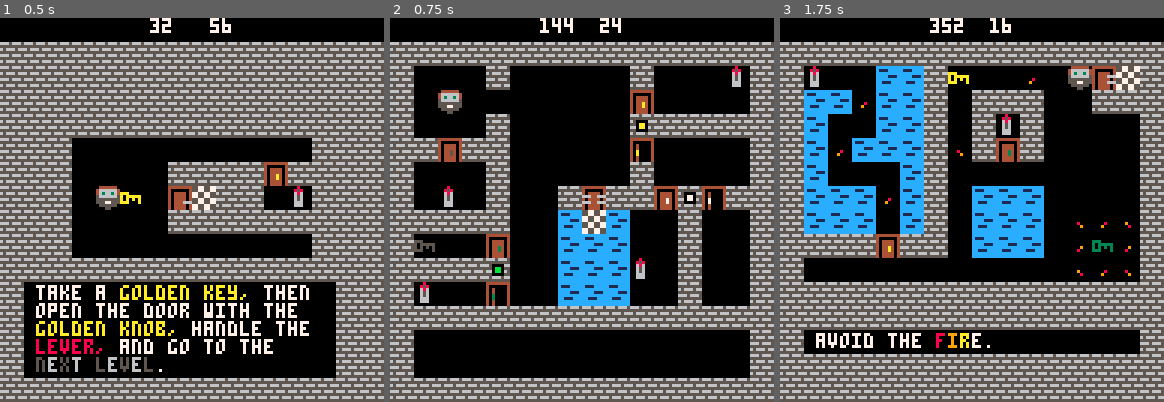
Above: before the commit, frames 1-3 (left to right).
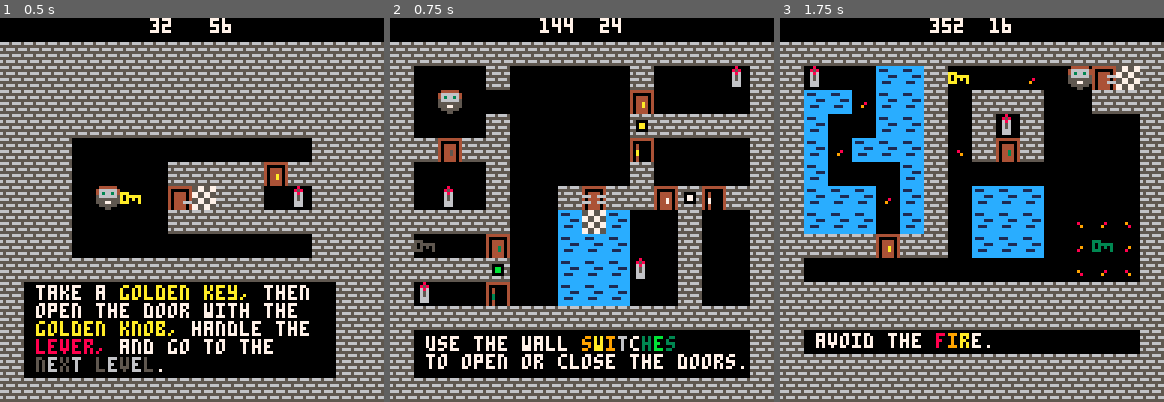
Above: after the commit, the same moments.

Repository: VedVid/picos-challange
Game: PICO-8 cartridge picoschallange.p8
Two runs of this game, one before a commit and one after it. Both use one fixed random seed, a clock stepped at 60 frames per second and the inputs below.
Inputs:
- Up to frame 1 (0.5 s): no input
- Up to frame 2 (0.75 s): tap O (Z key) at 0.7 s
- Up to frame 3 (1.75 s): hold Right from 1.6 s (still down); tap O (Z key) at 1.7 s

Frame 1 is identical in both runs. In frame 2, 2.3% of the frame differs, in the area x 9-93%, y 82-92%; in frame 3, nothing differs.

Commit message:
Level description added.

Diff:
--- a/picoschallange.p8
+++ b/picoschallange.p8
@@ -54,6 +54,8 @@
  end
  if player.level == 1 then
   print_level_1_info()
+ elseif player.level == 2 then
+  print_level_2_info()
  elseif player.level == 3 then
   print_level_3_info()
  elseif player.level == 4 then
@@ -463,6 +465,20 @@
  print("i", 56+offset_x, 105, 9)
  print("r", 60+offset_x, 105, 10)
  print("e.", 64+offset_x, 105, 7)
+end
+
+
+function print_level_2_info()
+ print("use the wall ", 12+offset_x, 106, 7)
+ print("s", 64+offset_x, 106, 9)
+ print("w", 68+offset_x, 106, 10)
+ print("i", 72+offset_x, 106, 9)
+ print("t", 76+offset_x, 106, 6)
+ print("c", 80+offset_x, 106, 7)
+ print("h", 84+offset_x, 106, 3)
+ print("e", 88+offset_x, 106, 11)
+ print("s", 92+offset_x, 106, 3)
+ print("to open or close the doors.", 12+offset_x, 112, 7)
 end
 
 
